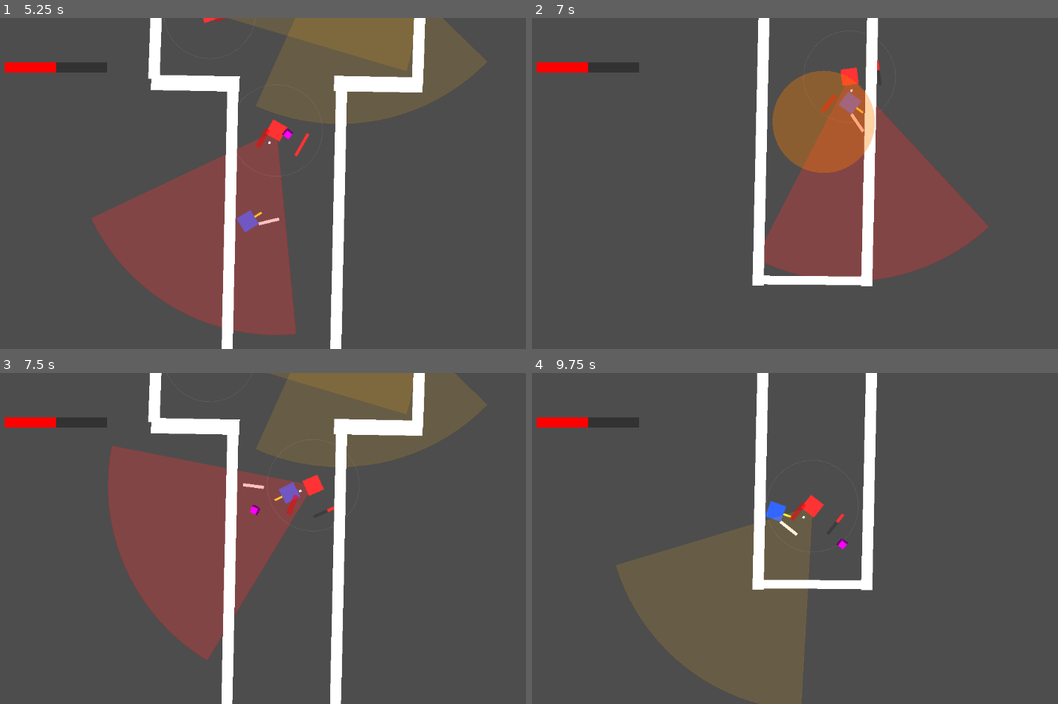
Above: before the commit, frames 1-4 (two rows, left to right).
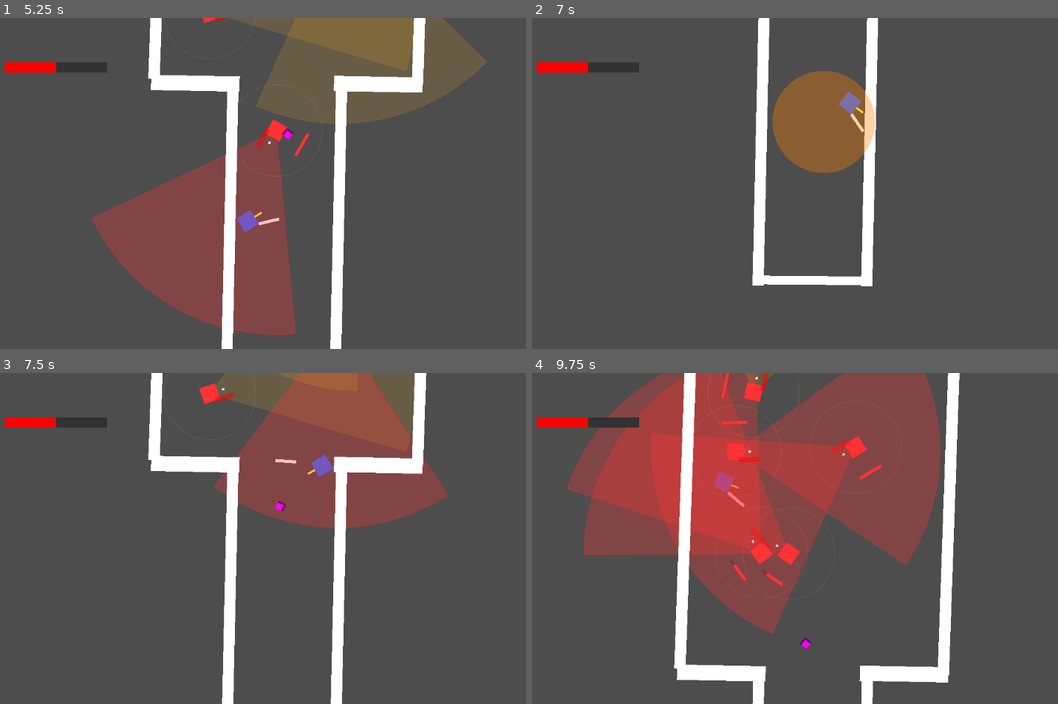
Above: after the commit, the same moments.

Repository: chimoochi/flash-fire
Game: Godot game, scene res://workspace.tscn
Two runs of this game, one before a commit and one after it. Both use one fixed random seed, a clock stepped at 60 frames per second and the inputs below.
Inputs (mouse positions are in pixels of both pictures, inside the frame that each line leads up to):
- Up to frame 1 (5.25 s): tap Enter at 0.5 s; move the mouse to (410, 166) at 0.52 s; hold D (MoveRight) 0.53-1.28 s; tap Shift (Dash) every 1.5 s from 0.6 to 5.1 s; move the mouse to (163, 200) at 1.27 s; hold S (MoveDown) 1.28-2.03 s; tap Space (shoot) at 1.35, 2.85, 4.35 s; move the mouse to (336, 110) at 2.02 s; hold D (MoveRight) 2.03-2.78 s; move the mouse to (247, 249) at 2.77 s; hold W (MoveUp) 2.78-3.53 s; move the mouse to (457, 233) at 3.52 s; hold A (MoveLeft) 3.53-5.03 s; move the mouse to (99, 133) at 4.27 s; move the mouse to (310, 183) at 5.02 s; hold S (MoveDown) from 5.03 s (still down)
- Up to frame 2 (7 s): move the mouse to (721, 100) at 5.77 s; release S (MoveDown) at 5.78 s; hold D (MoveRight) 5.78-6.53 s; tap Space (shoot) at 5.85 s; move the mouse to (942, 166) at 6.52 s; hold W (MoveUp) from 6.53 s (still down); tap Shift (Dash) at 6.6 s
- Up to frame 3 (7.5 s): move the mouse to (163, 555) at 7.27 s; release W (MoveUp) at 7.28 s; hold D (MoveRight) from 7.28 s (still down); tap Space (shoot) at 7.35 s
- Up to frame 4 (9.75 s): move the mouse to (868, 465) at 8.02 s; release D (MoveRight) at 8.03 s; hold S (MoveDown) 8.03-8.78 s; tap Shift (Dash) at 8.1, 9.6 s; move the mouse to (779, 604) at 8.77 s; hold A (MoveLeft) 8.78-9.53 s; tap Space (shoot) at 8.85 s; move the mouse to (989, 588) at 9.52 s; hold W (MoveUp) from 9.53 s (still down)

Frame 1 is identical in both runs. In frame 2, 14% of the frame differs, in the area x 44-87%, y 12-80%; in frame 3, 29%; in frame 4, 49%, in the area x 6-82%, y 0-100%.

Commit message:
damage based on distance from explosion

Diff:
--- a/GodotGame/scripts/utils/ThrowableService.gd
+++ b/GodotGame/scripts/utils/ThrowableService.gd
@@ -85,8 +85,16 @@
 				is_friendly = true
 
 		if not is_friendly:
-			if collider.has_method("take_damage") and damage > 0:
-				collider.take_damage(damage)
+			var dist = position.distance_to(collider.global_position)
+			var falloff = clamp(1.0 - (dist / radius), 0.0, 1.0)
+			var final_damage = float(damage)
+
+			if collider.is_in_group("Enemy") and "EnemyState" in collider:
+				var max_hp = collider.EnemyState.get("max_health", 100)
+				final_damage = max_hp * 0.75
+
+			if collider.has_method("take_damage") and final_damage > 0:
+				collider.take_damage(int(final_damage * falloff))
 
 			if push_force > 0:
 				if source_node and source_node is Node2D and collider is Node2D:
